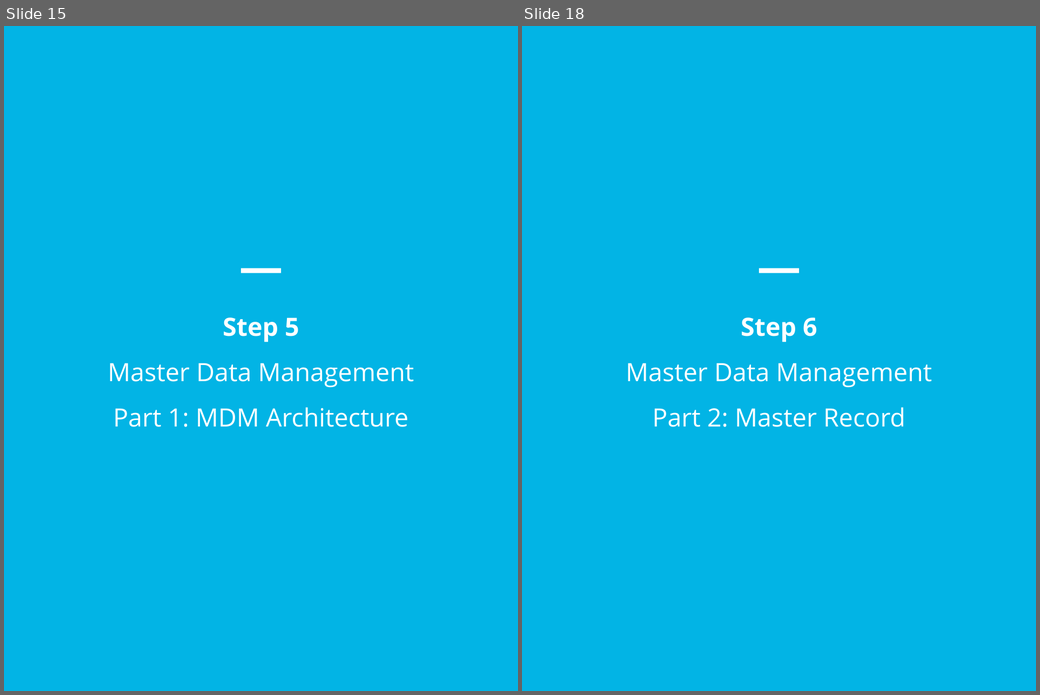
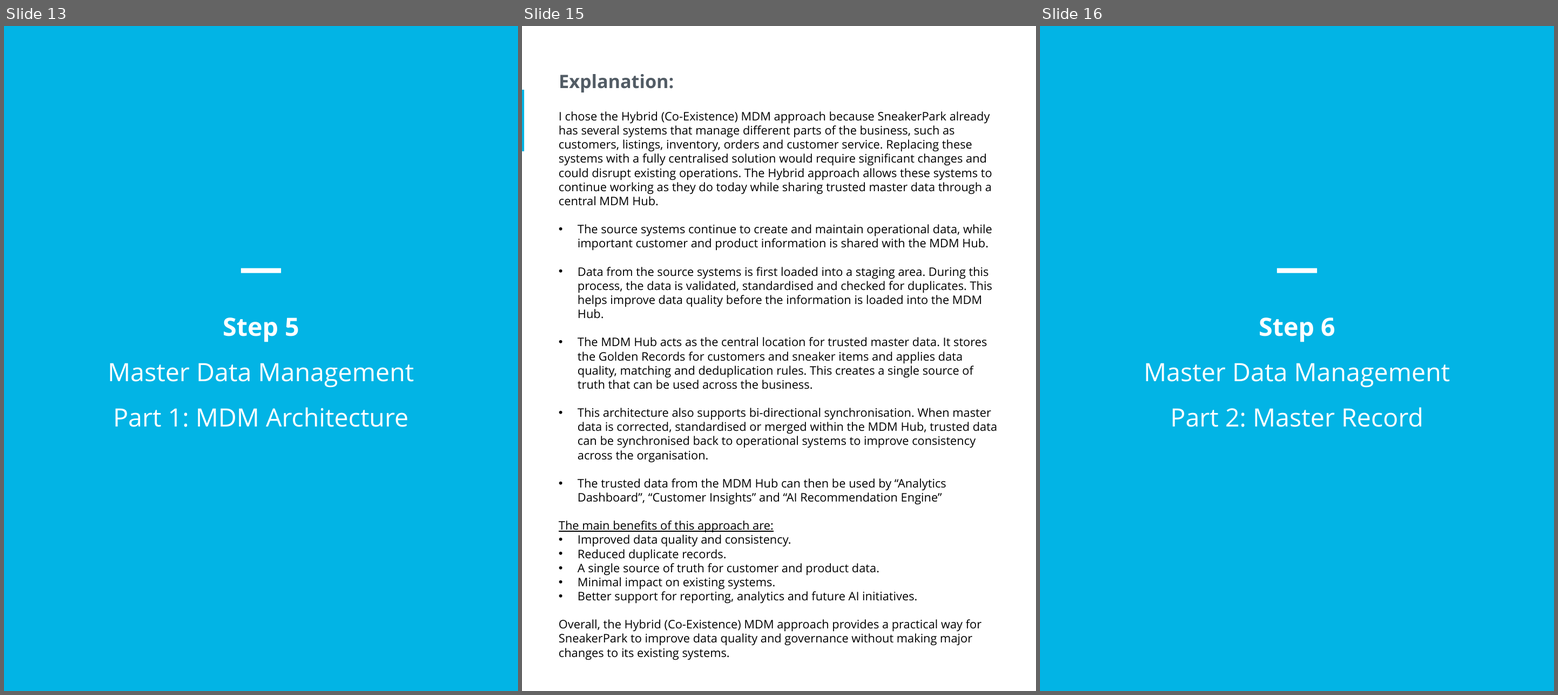
Before and after one commit to SwimLane2/udacity-ai-masters, a slide deck: Modules/03-Data-Architect/projects/Project 4 - SneakerPark Data Governance/report/sneakerpark_data_governance.pptx. Shown side by side, each under a label of ours: slides 15 and 18 before the commit, slides 13, 15 and 16 after it; the slides between them are not shown. The pictures are 1040x695 and 1558x695 pixels, drawn with LibreOffice and Linux fonts; fonts in the diff are those of the drawing. Boxes give left, top, right and bottom in pixels: in the first picture for what was removed or moved away, otherwise in the second. Text is boxed around its words. In the diff, an @@ line names an element or a change of style, - is before the commit and + after.

```diff
--- a/Modules/03-Data-Architect/projects/Project 4 - SneakerPark Data Governance/report/sneakerpark_data_governance.pptx
+++ b/Modules/03-Data-Architect/projects/Project 4 - SneakerPark Data Governance/report/sneakerpark_data_governance.pptx
@@ slide 15 added at (522, 26, 1036, 691), background #FFFFFF @@
@@ text added at (559, 74, 674, 92), 22 pt, text #525C65, bold @@
+Explanation:
@@ rectangle added at (522, 90, 524, 151), fill #02B4E5 @@
@@ text added at (559, 111, 997, 660), 14 pt, text #000000 @@
+I chose the Hybrid (Co-Existence) MDM approach because SneakerPark already has several systems that manage different parts of the business, such as customers, listings, inventory, orders and customer service. Replacing these systems with a fully centralised solution would require significant changes and could disrupt existing operations. The Hybrid approach allows these systems to continue working as they do today while sharing trusted master data through a central MDM Hub.
+• The source systems continue to create and maintain operational data, while important customer and product information is shared with the MDM Hub.
+• Data from the source systems is first loaded into a staging area. During this process, the data is validated, standardised and checked for duplicates. This helps improve data quality before the information is loaded into the MDM Hub.
+• The MDM Hub acts as the central location for trusted master data. It stores the Golden Records for customers and sneaker items and applies data quality, matching and deduplication rules. This creates a single source of truth that can be used across the business.
+• This architecture also supports bi-directional synchronisation. When master data is corrected, standardised or merged within the MDM Hub, trusted data can be synchronised back to operational systems to improve consistency across the organisation.
+• The trusted data from the MDM Hub can then be used by “Analytics Dashboard”, “Customer Insights” and “AI Recommendation Engine”
+The main benefits of this approach are:
+• Improved data quality and consistency.
+• Reduced duplicate records.
+• A single source of truth for customer and product data.
+• Minimal impact on existing systems.
+• Better support for reporting, analytics and future AI initiatives.
+Overall, the Hybrid (Co-Existence) MDM approach provides a practical way for SneakerPark to improve data quality and governance without making major changes to its existing systems.
@@ what was slide 15 is now slide 13 @@
@@ what was slide 18 is now slide 16 @@
```
Also in this commit, not shown: 3 slides changed, 2 other slides added, 7 slides removed, 1 other file.
